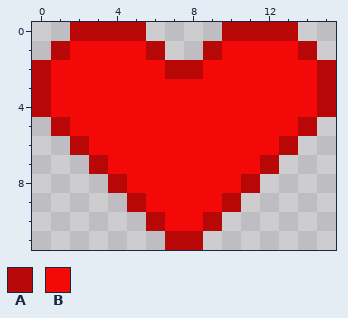
Two states of a pixel-art sprite, public/img/heart.png. Above is the file before it was changed.
The file is 48x36 pixels, drawn in blocks of 3x3; one block is one cell here.
Palette (. is transparent): A #b80707  B #f40909
The same view after the edit:
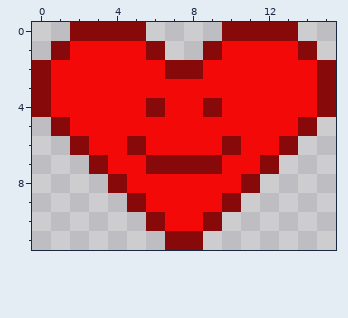
What changed:
@@ palette @@
-A #b80707
+A #880909
@@ x 3..12 @@
  3 BBBBBBBBBB
- 4 BBBBBBBBBB
+ 4 BBBABBABBB
  5 BBBBBBBBBB
- 6 BBBBBBBBBB
- 7 ABBBBBBBBA
+ 6 BBABBBBABB
+ 7 ABBAAAABBA
  8 .ABBBBBBA.
Where, in picture pixels (left, top, right, bottom), the same in both pictures:
changed: (32, 22, 336, 250)
